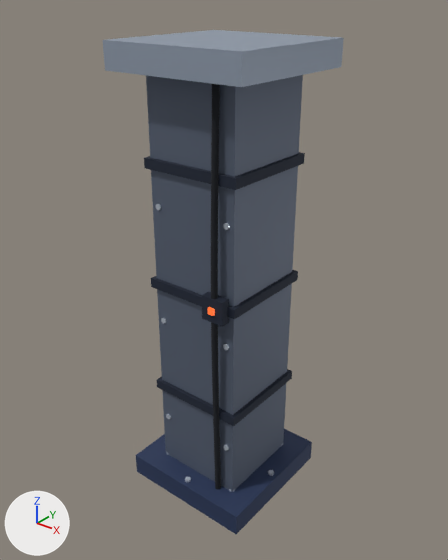
A saved change to the glTF model game/assets/maps/foundry_pillar.glb.
Before and after are seen from a 50 mm camera at (4.35, -5.46, 6.37) aimed at (-0.03, 0.02, 2.97). The lights are fixed; the arrows at lower left show +X, +Y and +Z. The picture after the commit comes second. Where no turn or scale is listed for an object, it has been applied to the vertices. Vertices at exactly the same position are counted once.

The scene before the commit, as lines of its bpy script (objects in view):
```python
ob_pillar_base = bpy.data.objects.new('pillar_base', me_mesh_0)
ob_pillar_base.location = (0.0, 0.0, 0.15)
ob_pillar_base_bolts_0 = bpy.data.objects.new('pillar_base_bolts_0', me_mesh_1)
ob_pillar_base_bolts_0.parent = ob_pillar_base_bolts
ob_pillar_base_bolts_0.location = (0.8, 0.0, 0.0)
ob_pillar_base_bolts_1 = bpy.data.objects.new('pillar_base_bolts_1', me_mesh_1)
ob_pillar_base_bolts_1.parent = ob_pillar_base_bolts
ob_pillar_base_bolts_1.location = (0.566, -0.566, 0.0)
ob_pillar_base_bolts_2 = bpy.data.objects.new('pillar_base_bolts_2', me_mesh_1)
ob_pillar_base_bolts_2.parent = ob_pillar_base_bolts
ob_pillar_base_bolts_2.location = (0.0, -0.8, 0.0)
ob_pillar_rivet01 = bpy.data.objects.new('pillar_rivet01', me_mesh_7)
ob_pillar_rivet01.location = (0.5, -0.61, 1.0)
ob_pillar_rivet0_1 = bpy.data.objects.new('pillar_rivet0-1', me_mesh_6)
ob_pillar_rivet0_1.location = (-0.5, -0.61, 1.0)
ob_pillar_rivet11 = bpy.data.objects.new('pillar_rivet11', me_mesh_9)
ob_pillar_rivet11.location = (0.5, -0.61, 2.5)
ob_pillar_rivet1_1 = bpy.data.objects.new('pillar_rivet1-1', me_mesh_8)
ob_pillar_rivet1_1.location = (-0.5, -0.61, 2.5)
ob_pillar_rivet2_1 = bpy.data.objects.new('pillar_rivet2-1', me_mesh_10)
ob_pillar_rivet2_1.location = (-0.5, -0.61, 4.0)
# also in view: 'pillar_band4.5' at (0.0, 0.0, 4.5); 'pillar_band1.5' at (0.0, 0.0, 1.5); 'pillar_shaft' at (0.0, 0.0, 2.9); 'pillar_conduit' at (0.4, -0.67, 2.9); 'pillar_cap' at (0.0, 0.0, 5.65)
```
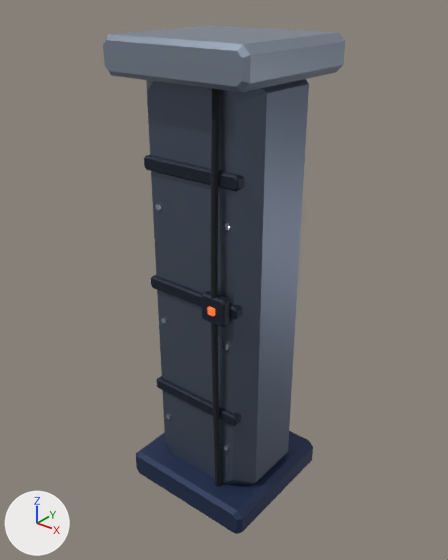
Location of each change, [x1, y1, x2, y2] in pixels of the pictures (448 x 560 px):
'pillar_shaft', surface changed, reshaped: before [146, 75, 303, 492]; after [146, 79, 309, 485]
'pillar_cap', surface changed, reshaped (17% taller): before [103, 30, 344, 87]; after [103, 25, 345, 92]
'pillar_base', reshaped: before [136, 429, 312, 534]; after [136, 431, 313, 534]
'pillar_band4.5', reshaped: before [144, 152, 305, 190]; after [144, 155, 245, 191]
'pillar_band3', reshaped: before [151, 270, 298, 319]; after [151, 275, 243, 320]
'pillar_junction_lamp', reshaped: before [208, 307, 215, 316]; after [207, 306, 215, 316]
'pillar_rivet21', surface changed: [223, 223, 229, 230] in both
'pillar_base_bolts_0', surface changed: [268, 470, 274, 476] in both
'pillar_rivet11', surface changed: [223, 344, 229, 350] in both
'pillar_base_bolts_2', surface changed: [185, 476, 191, 482] in both
'pillar_rivet01', surface changed: [223, 445, 229, 451] in both
'pillar_rivet1-1', surface changed: [161, 318, 166, 324] in both
'pillar_rivet0-1', surface changed: [166, 414, 171, 419] in both

The change, as a diff of the scene's bpy script:
```diff
--- a/game/assets/maps/foundry_pillar.glb.py
+++ b/game/assets/maps/foundry_pillar.glb.py
@@ mat_chrome @@
 mat_chrome.base_color = (0.546, 0.604, 0.687)  # pale blue #c3ccd8
-mat_chrome.metallic = 0.4
+mat_chrome.metallic = 0.95
 mat_chrome.roughness = 0.22
@@ mat_steel_hull @@
 mat_steel_hull.base_color = (0.117, 0.144, 0.202)  # greyish blue #606a7c
-mat_steel_hull.metallic = 0.36
-mat_steel_hull.roughness = 0.58
+mat_steel_hull.metallic = 0.75
+mat_steel_hull.roughness = 0.45
@@ mat_trim @@
 mat_trim.metallic = 0.14
-mat_trim.roughness = 0.78
+mat_trim.roughness = 0.6
@@ mat_steel_plate @@
 mat_steel_plate.base_color = (0.323, 0.381, 0.474)  # grey #9aa6b7
-mat_steel_plate.metallic = 0.34
+mat_steel_plate.metallic = 0.8
 mat_steel_plate.roughness = 0.48
@@ me_mesh_0 @@
 # used by ob_pillar_base; location = (0.0, 0.0, 0.15)
-me_mesh_0.from_pydata(...)  # 8 vertices, 12 faces; spans x -0.9..0.9, y -0.9..0.9, z -0.15..0.15
+me_mesh_0.from_pydata(...)  # 32 vertices, 60 faces; spans x -0.95..0.95, y -0.9..0.9, z -0.2..0.2
+# me_mesh_0 part 1: the whole mesh is rebuilt
 me_mesh_0.materials.append(mat_chassis)
@@ me_mesh_2 @@
 # used by ob_pillar_shaft; location = (0.0, 0.0, 2.9)
-me_mesh_2.from_pydata(...)  # 8 vertices, 12 faces; spans x -0.6..0.6, y -0.6..0.6, z -2.6..2.6
+me_mesh_2.from_pydata(...)  # 32 vertices, 60 faces; spans x -0.82..0.82, y -0.6..0.6, z -2.82..2.82
+# me_mesh_2 part 2: the whole mesh is rebuilt
 me_mesh_2.materials.append(mat_steel_hull)
@@ me_mesh_4 @@
 # used by ob_pillar_band3; location = (0.0, 0.0, 3.0)
-me_mesh_4.from_pydata(...)  # 8 vertices, 12 faces; spans x -0.65..0.65, y -0.65..0.65, z -0.06..0.06
+me_mesh_4.from_pydata(...)  # 32 vertices, 60 faces; spans x -0.672..0.672, y -0.65..0.65, z -0.082..0.082
+# me_mesh_4 part 3: the whole mesh is rebuilt
 me_mesh_4.materials.append(mat_trim)
@@ me_mesh_5 @@
 # used by ob_pillar_band4_5; location = (0.0, 0.0, 4.5)
-me_mesh_5.from_pydata(...)  # 8 vertices, 12 faces; spans x -0.65..0.65, y -0.65..0.65, z -0.06..0.06
+me_mesh_5.from_pydata(...)  # 32 vertices, 60 faces; spans x -0.672..0.672, y -0.65..0.65, z -0.082..0.082
+# me_mesh_5 part 4: the whole mesh is rebuilt
 me_mesh_5.materials.append(mat_trim)
@@ me_mesh_12 @@
 # used by ob_pillar_cap; location = (0.0, 0.0, 5.65)
-me_mesh_12.from_pydata(...)  # 8 vertices, 12 faces; spans x -0.9..0.9, y -0.9..0.9, z -0.15..0.15
+me_mesh_12.from_pydata(...)  # 32 vertices, 60 faces; spans x -0.95..0.95, y -0.9..0.9, z -0.2..0.2
+# me_mesh_12 part 5: the whole mesh is rebuilt
 me_mesh_12.materials.append(mat_steel_plate)
@@ me_mesh_15 @@
 # used by ob_pillar_junction_lamp; location = (0.4, -0.75, 3.0)
-me_mesh_15.from_pydata(...)  # 8 vertices, 12 faces; spans x -0.04..0.04, y -0.02..0.02, z -0.04..0.04
+me_mesh_15.from_pydata(...)  # 32 vertices, 60 faces; spans x -0.0472..0.0472, y -0.02..0.02, z -0.0472..0.0472
+# me_mesh_15 part 6: the whole mesh is rebuilt
 me_mesh_15.materials.append(mat_ember_glow)
```
